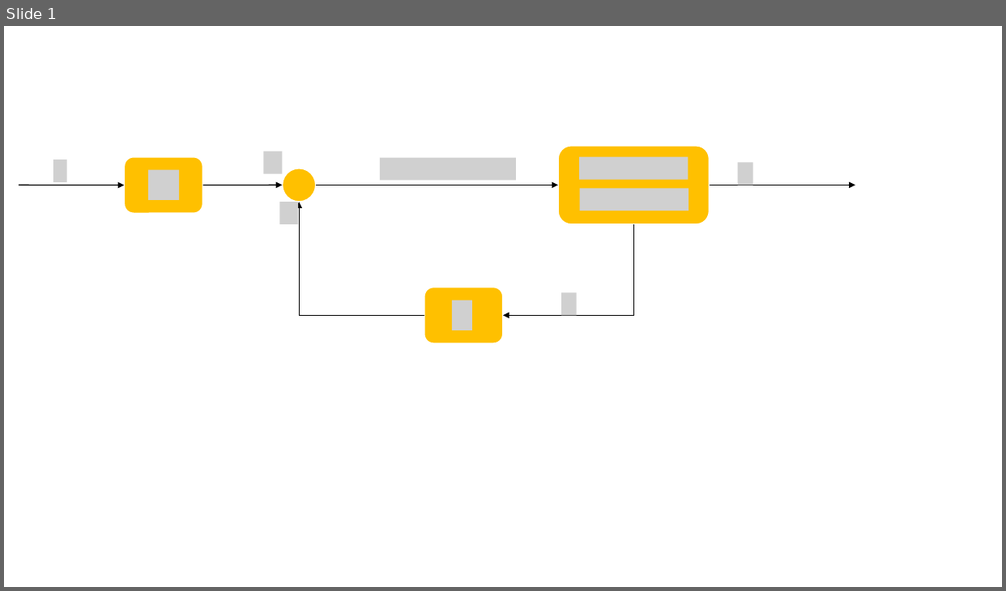
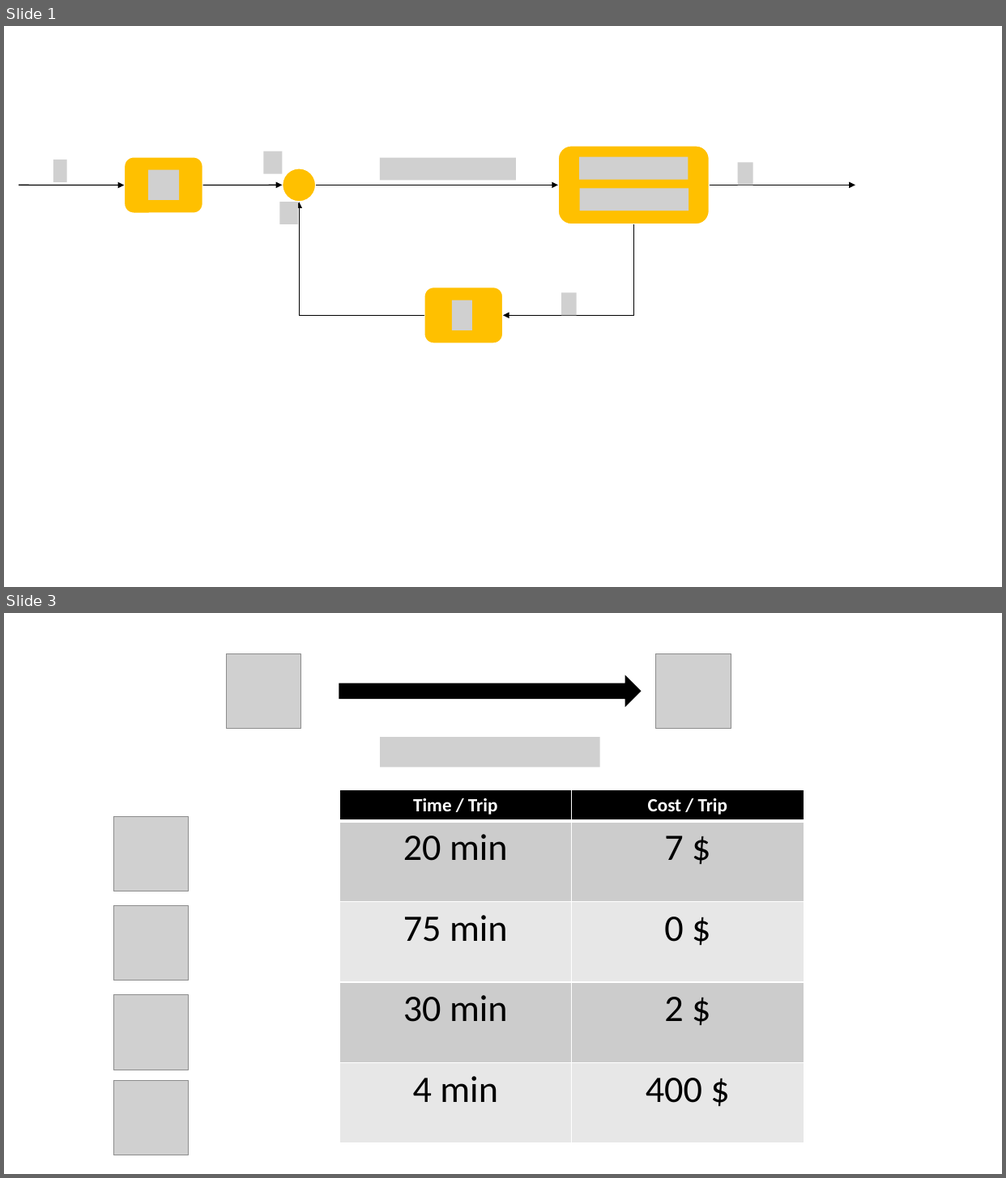
Before and after one commit to kimsooyoung/robotics_python, a slide deck: geogebra/linear_control.pptx. Shown one above the other, each under a label of ours: slide 1 before the commit, slides 1 and 3 after it; the slides between them are not shown. The pictures are 1006x591 and 1006x1178 pixels, drawn with LibreOffice and Linux fonts; fonts in the diff are those of the drawing; grey boxes stand for pictures. Boxes give left, top, right and bottom in pixels: in the first picture for what was removed or moved away, otherwise in the second. Text is boxed around its words. In the diff, an @@ line names an element or a change of style, - is before the commit and + after.

```diff
--- a/geogebra/linear_control.pptx
+++ b/geogebra/linear_control.pptx
@@ slide 3 added at bbox=[4, 613, 1002, 1174], background #FFFFFF @@
@@ picture added at bbox=[226, 653, 301, 728] @@
@@ picture added at bbox=[656, 653, 731, 728] @@
@@ right arrow added at bbox=[339, 677, 641, 706], fill #000000, outline #000000 1 pt @@
@@ picture added at bbox=[380, 737, 600, 767] @@
@@ table added at bbox=[339, 790, 803, 1143], 5 rows, 2 columns @@
+Time / Trip | Cost / Trip
+20 min | 7 $
+75 min | 0 $
+30 min | 2 $
+4 min | 400 $
@@ picture added at bbox=[113, 816, 188, 892] @@
@@ picture added at bbox=[113, 905, 188, 981] @@
@@ picture added at bbox=[113, 995, 188, 1071] @@
@@ picture added at bbox=[113, 1081, 188, 1156] @@
```
Also in this commit, not shown: 2 other slides added, 3 other files.
